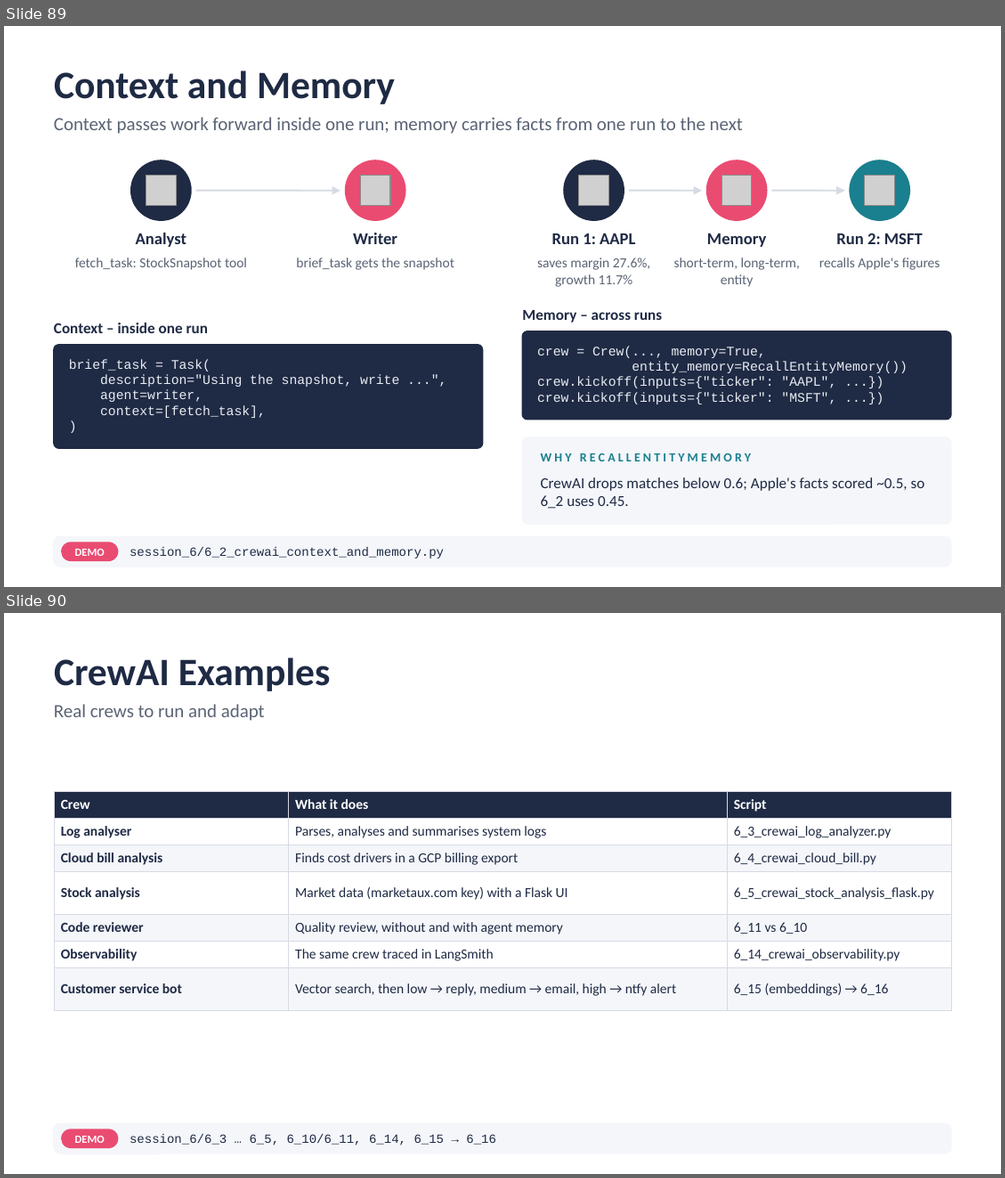
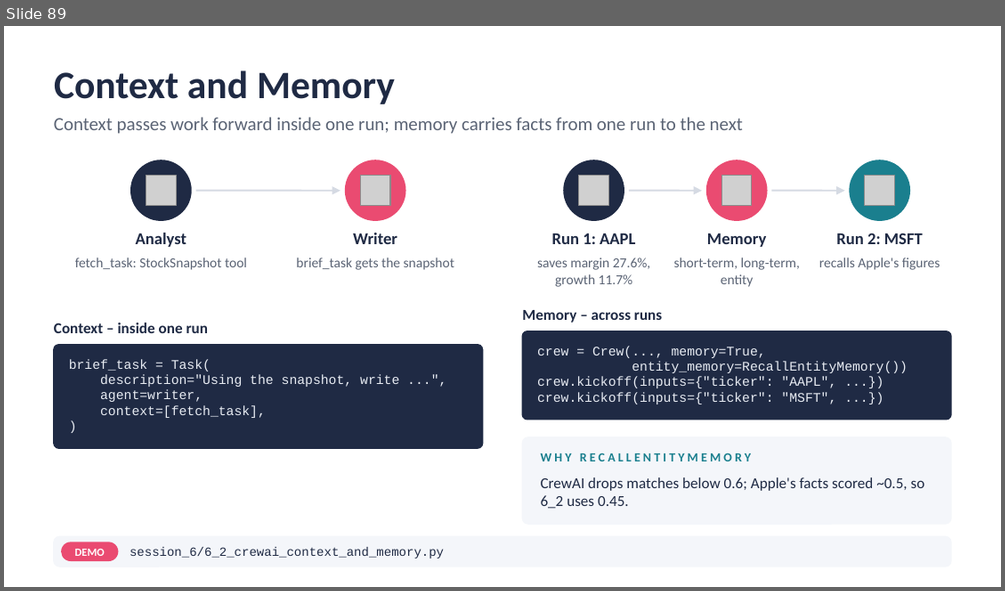
Before and after one commit to atulkahatecdac/agenticai, a slide deck: 16_PGP-Agentic/PGP_Agentic_AI.pptx. Shown one above the other, each under a label of ours: slides 89 and 90 before the commit, slide 89 after it. The pictures are 1005x1178 and 1005x591 pixels, drawn with LibreOffice and Linux fonts; fonts in the diff are those of the drawing; grey boxes stand for pictures. Boxes give left, top, right and bottom in pixels: in the first picture for what was removed or moved away, otherwise in the second. Text is boxed around its words. In the diff, an @@ line names an element or a change of style, - is before the commit and + after.

```diff
--- a/16_PGP-Agentic/PGP_Agentic_AI.pptx
+++ b/16_PGP-Agentic/PGP_Agentic_AI.pptx
@@ slide 90 removed at [4, 613, 1001, 1174], background #FFFFFF @@
@@ title removed at [54, 657, 331, 691] @@
-CrewAI Examples
@@ text removed at [54, 704, 265, 721] @@
-Real crews to run and adapt
@@ table removed at [54, 791, 951, 1011], 7 rows, 3 columns @@
-Crew | What it does | Script
-Log analyser | Parses, analyses and summarises system logs | 6_3_crewai_log_analyzer.py
-Cloud bill analysis | Finds cost drivers in a GCP billing export | 6_4_crewai_cloud_bill.py
-Stock analysis | Market data (marketaux.com key) with a Flask UI | 6_5_crewai_stock_analysis_flask.py
-Code reviewer | Quality review, without and with agent memory | 6_11 vs 6_10
-Observability | The same crew traced in LangSmith | 6_14_crewai_observability.py
-Customer service bot | Vector search, then low → reply, medium → email, high → ntfy alert | 6_15 (embeddings) → 6_16
@@ rounded rectangle removed at [54, 1123, 951, 1153] @@
@@ rounded rectangle removed at [62, 1129, 118, 1147] @@
@@ text removed at [75, 1135, 105, 1143] @@
-DEMO
@@ text removed at [129, 1134, 496, 1145] @@
-session_6/6_3 … 6_5, 6_10/6_11, 6_14, 6_15 → 6_16
```
Also in this commit, not shown: 14 slides changed, 1 other slide removed, 12 other files.
